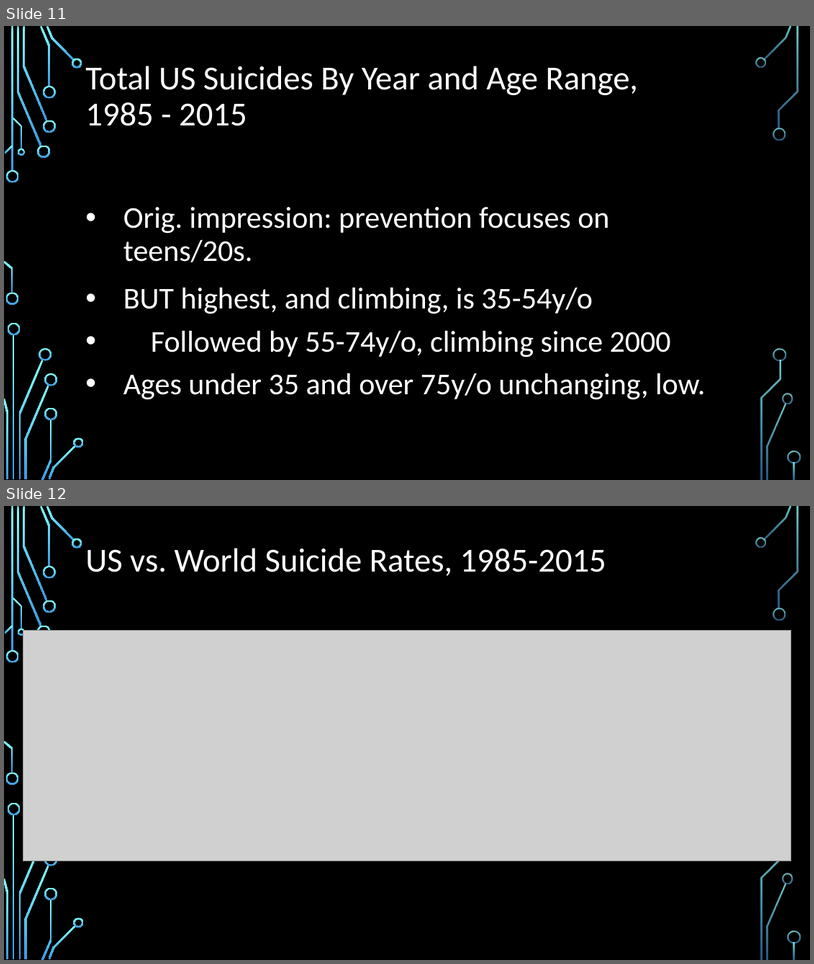
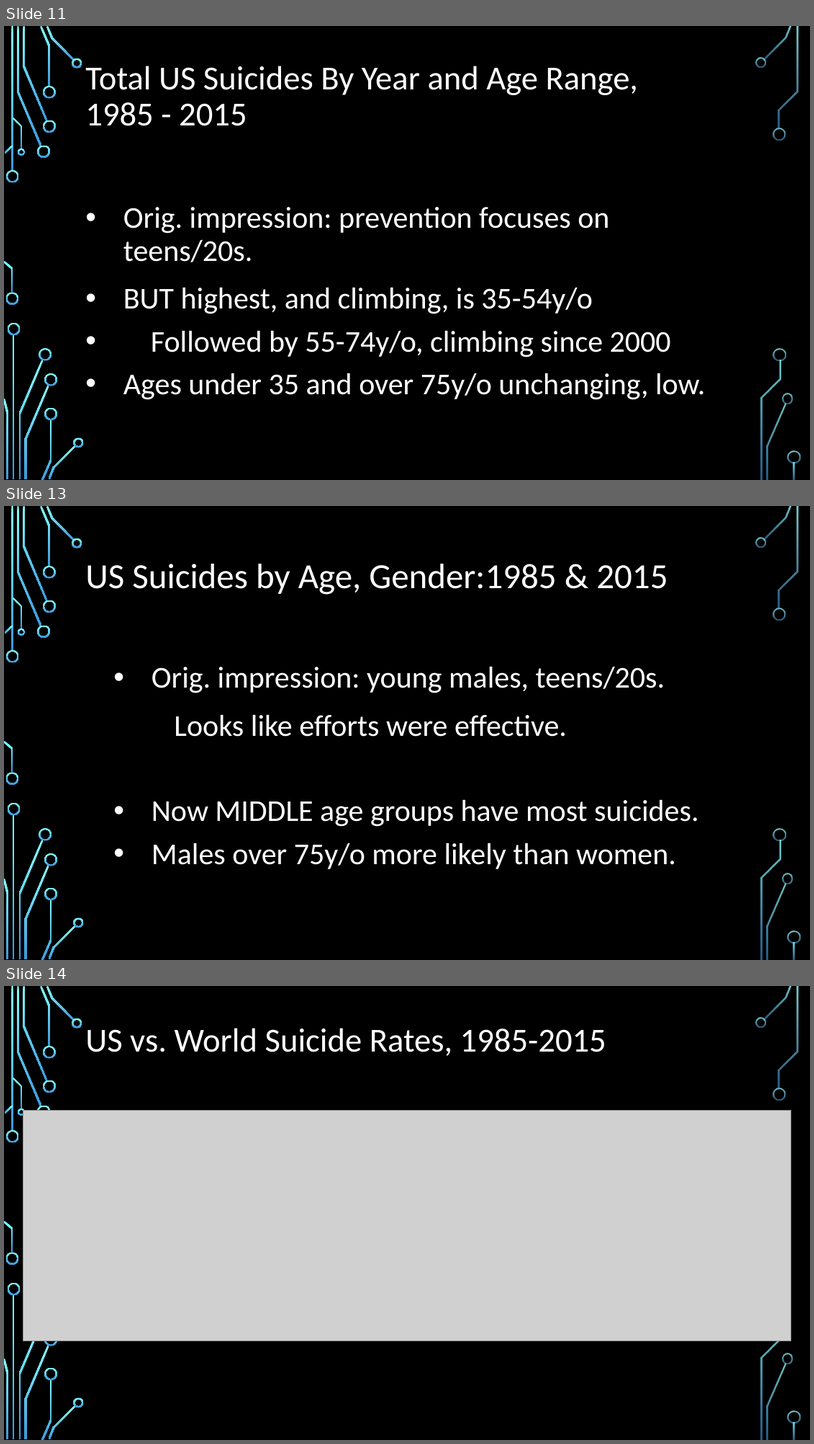
Before and after one commit to aeclaman/Project1, a slide deck: reports/SUICnotes.pptx. Shown one above the other, each under a label of ours: slides 11 and 12 before the commit, slides 11, 13 and 14 after it; the slides between them are not shown. The pictures are 814x964 and 814x1444 pixels, drawn with LibreOffice and Linux fonts; fonts in the diff are those of the drawing; grey boxes stand for pictures; background and template pictures are left out. Boxes give left, top, right and bottom in pixels: in the first picture for what was removed or moved away, otherwise in the second. Text is boxed around its words. In the diff, an @@ line names an element or a change of style, - is before the commit and + after.

```diff
--- a/reports/SUICnotes.pptx
+++ b/reports/SUICnotes.pptx
@@ slide 13 added at [4, 506, 810, 960], background picture (left out); not listed: 36 template elements that a slide beside it also shows @@
@@ title added at [85, 564, 668, 595], 42 pt, text #FFFFFF @@
+US Suicides by Age, Gender:1985 & 2015
@@ text added at [152, 667, 699, 869], 36 pt, text #FFFFFF @@
+• Orig. impression: young males, teens/20s.
+Looks like efforts were effective.
+• Now MIDDLE age groups have most suicides.
+• Males over 75y/o more likely than women.
@@ what was slide 12 is now slide 14 @@
```
Also in this commit, not shown: 1 other slide added, 6 other files.
